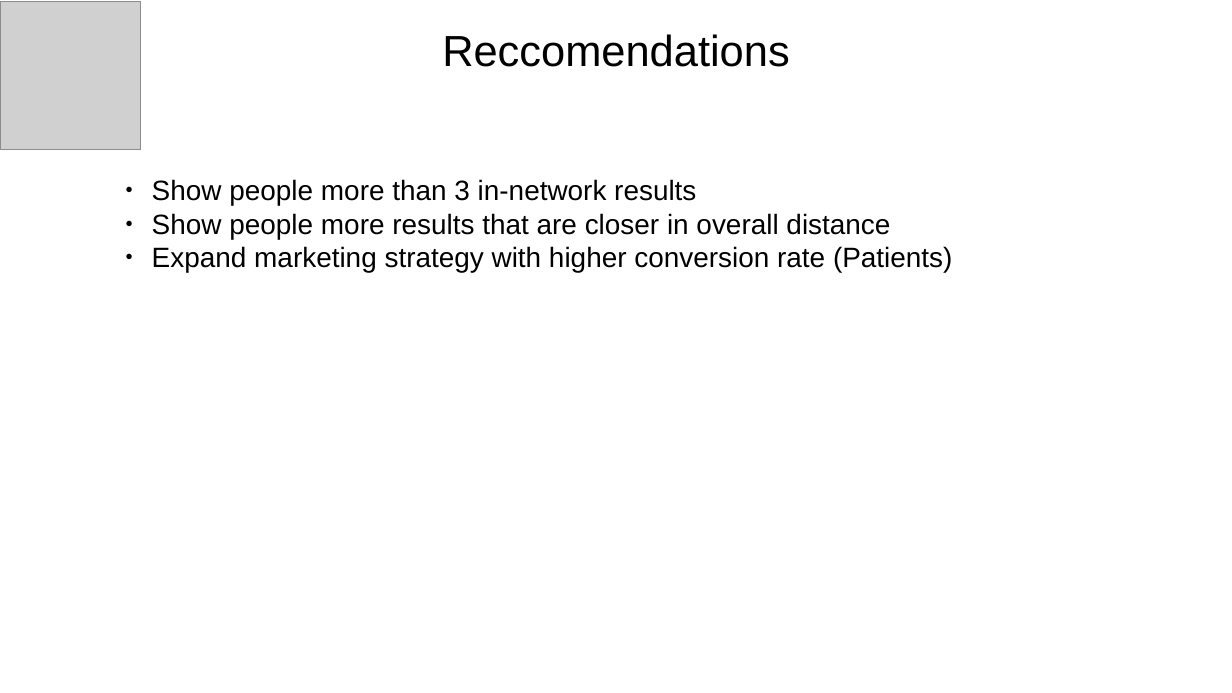
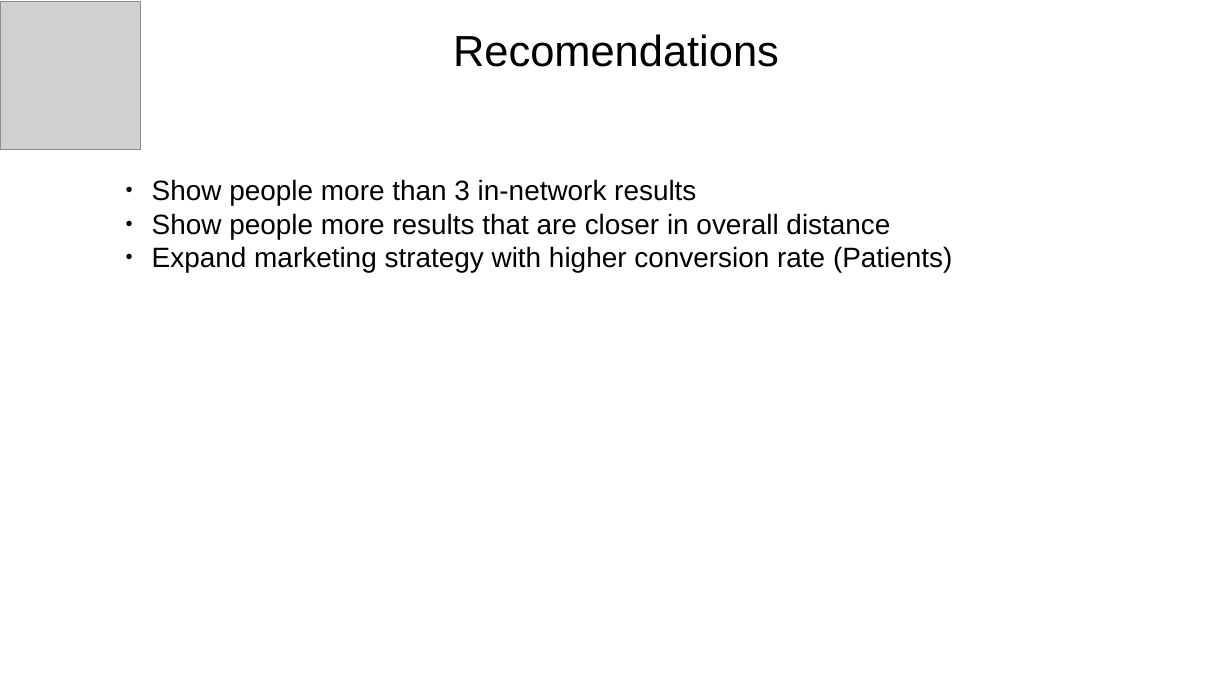
Before and after one commit to consta35/Springboard_AIC, a slide deck: slide 9 of Opencare_challenge/Opencare_deck.odp. Drawn at 1232x693 pixels with LibreOffice and Linux fonts; fonts in the diff are those of the drawing; grey boxes stand for pictures. Boxes give left, top, right and bottom in pixels: in the first picture for what was removed or moved away, otherwise in the second. Text is boxed around its words. In the diff, an @@ line names an element or a change of style, - is before the commit and + after.

```diff
--- a/Opencare_challenge/Opencare_deck.odp
+++ b/Opencare_challenge/Opencare_deck.odp
@@ title at bbox=[453, 34, 779, 67]: text changed @@
-Reccomendations
+Recomendations
```
Also in this commit, not shown: 3 other slides changed, 3 other files.
